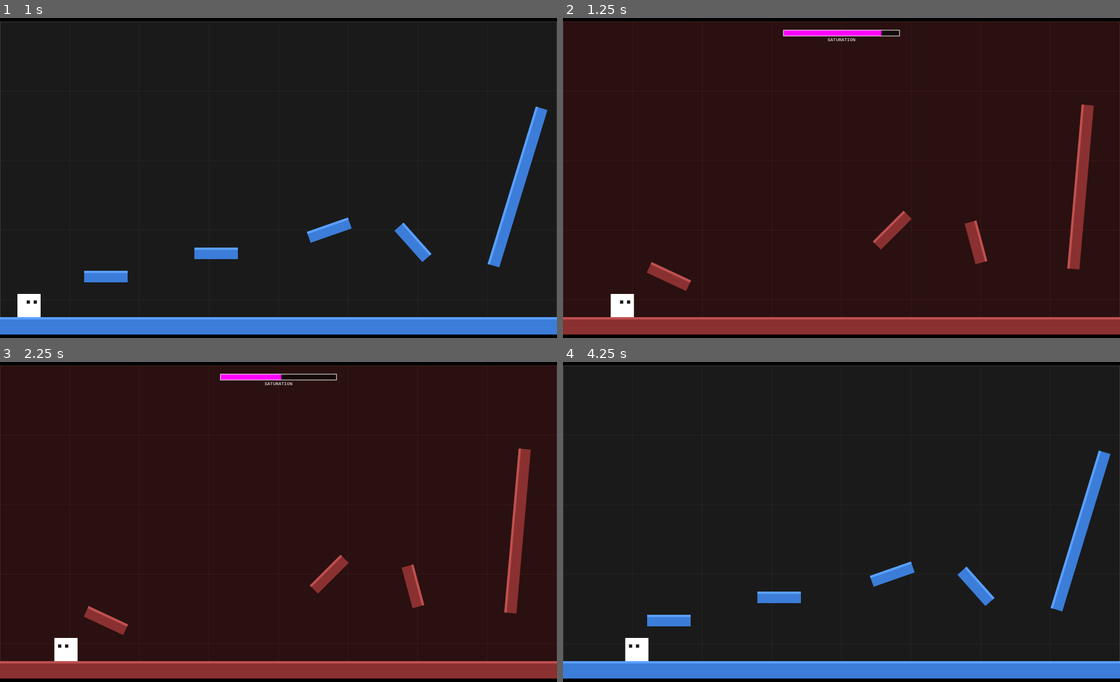
Above: before the commit, frames 1-4 (two rows, left to right).
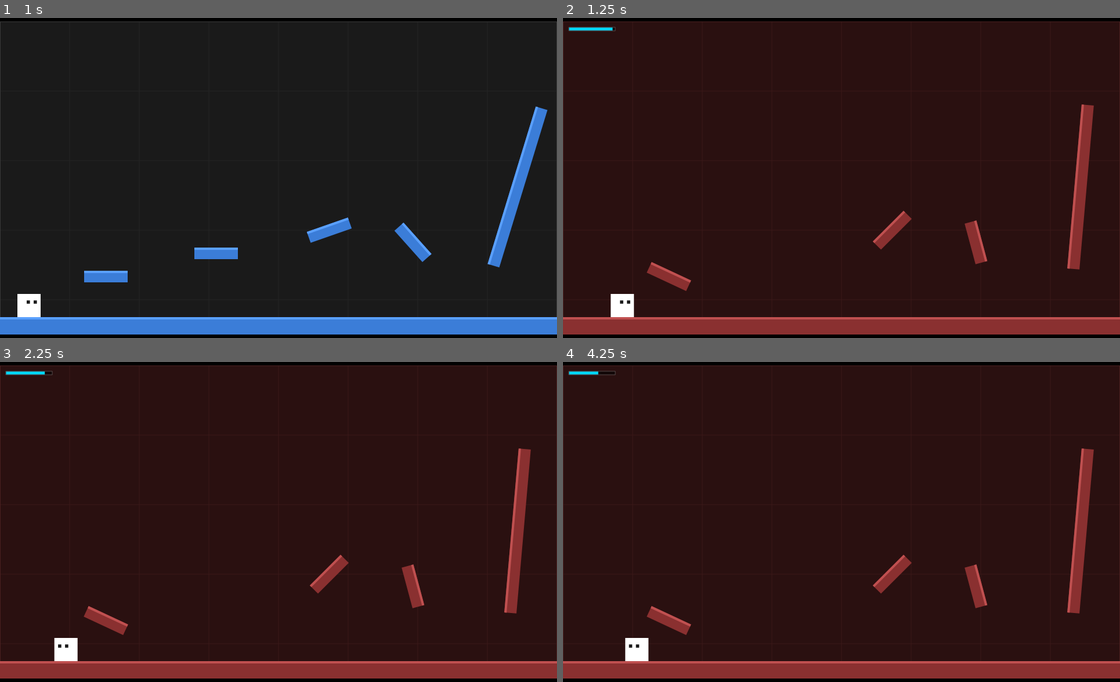
Above: after the commit, the same moments.

Repository: oleg-ryzhov/game-off-2026-shift
Game: browser game, page index.html
Same seed, same stepped clock (60 frames per second), same inputs: the game is played once before the commit and once after it.
Inputs:
- Up to frame 1 (1 s): no input
- Up to frame 2 (1.25 s): hold Right from 1.03 s (still down); tap Shift at 1.1 s
- Up to frame 3 (2.25 s): release Right at 1.53 s; hold Down 1.58-1.85 s; tap Shift at 1.6, 2.1 s; hold Left from 1.9 s (still down)
- Up to frame 4 (4.25 s): release Left at 2.47 s; hold Up 2.52-2.82 s; tap Shift every 0.5 s from 2.6 to 4.1 s; hold Right 2.87-3.53 s; hold Up 3.58-3.82 s; hold Left from 3.87 s (still down)

Frame 1 is identical in both runs. In frame 2, 0.6% of the frame differs, in the area x 0-61%, y 2-8%; in frame 3, 0.5%; in frame 4, 9.3%, in the area x 0-100%, y 1-99%.

Commit message:
Tweak Dimension B time limit and stamina bar position

Diff:
--- a/game.js
+++ b/game.js
@@ -24,9 +24,9 @@
 
 // ====== DIMENSION CONSTANTS ======
 const MAX_SATURATION = 100;
-const COST_TO_ENTER_B = 15;
-const COST_TO_LEAVE_B = 15;
-const DRAIN_RATE = 0.08;
+const COST_TO_ENTER_B = 5;
+const COST_TO_LEAVE_B = 5;
+const DRAIN_RATE = 100 / 6000; // 2 minutes (120s) at 50 ticks per second
 
 // ====== LEVEL ======
 const platforms = [];
@@ -79,19 +79,18 @@
     if (currentDimension === 'A') {
         if (!canEnterB || saturation < COST_TO_ENTER_B) return;
         saturation -= COST_TO_ENTER_B;
-        if (saturation <= 0) {
-            saturation = 0;
-            canEnterB = false;
-            return;
-        }
         currentDimension = 'B';
     } else {
         saturation -= COST_TO_LEAVE_B;
-        if (saturation <= 0) {
-            saturation = 0;
-            canEnterB = false;
-        }
         currentDimension = 'A';
+    }
+    if (saturation <= 0) {
+        saturation = 0;
+        canEnterB = false;
+        if (currentDimension === 'B') {
+            forceKickFromB();
+            return;
+        }
     }
     buildLevel();
 }
@@ -654,28 +653,21 @@
     }
 
     if (currentDimension === 'B') {
-        const barW = 400;
-        const barH = 20;
-        const barX = (VIEW_WIDTH - barW) / 2;
-        const barY = 30;
-
-        ctx.fillStyle = "rgba(0, 0, 0, 0.5)";
+        const barW = 160;
+        const barH = 12;
+        const barX = 20;
+        const barY = 20;
+
+        ctx.fillStyle = "rgba(0,0,0,0.6)";
         ctx.fillRect(barX, barY, barW, barH);
 
         const pct = Math.max(0, saturation / MAX_SATURATION);
-        ctx.fillStyle = pct > 0.3 ? "#f0f" : "#f00";
-        ctx.fillRect(barX, barY, barW * pct, barH);
-
-        ctx.strokeStyle = "#fff";
-        ctx.lineWidth = 2;
+        ctx.fillStyle = "#00d9ff";
+        ctx.fillRect(barX + 1, barY + 1, (barW - 2) * pct, barH - 2);
+
+        ctx.strokeStyle = "rgba(255,255,255,0.5)";
+        ctx.lineWidth = 1;
         ctx.strokeRect(barX, barY, barW, barH);
-
-        ctx.fillStyle = "#fff";
-        ctx.font = "16px monospace";
-        ctx.textAlign = "center";
-        ctx.textBaseline = "top";
-        ctx.fillText("SATURATION", barX + barW / 2, barY + barH + 5);
-        ctx.textAlign = "left";
     }
 }
 
